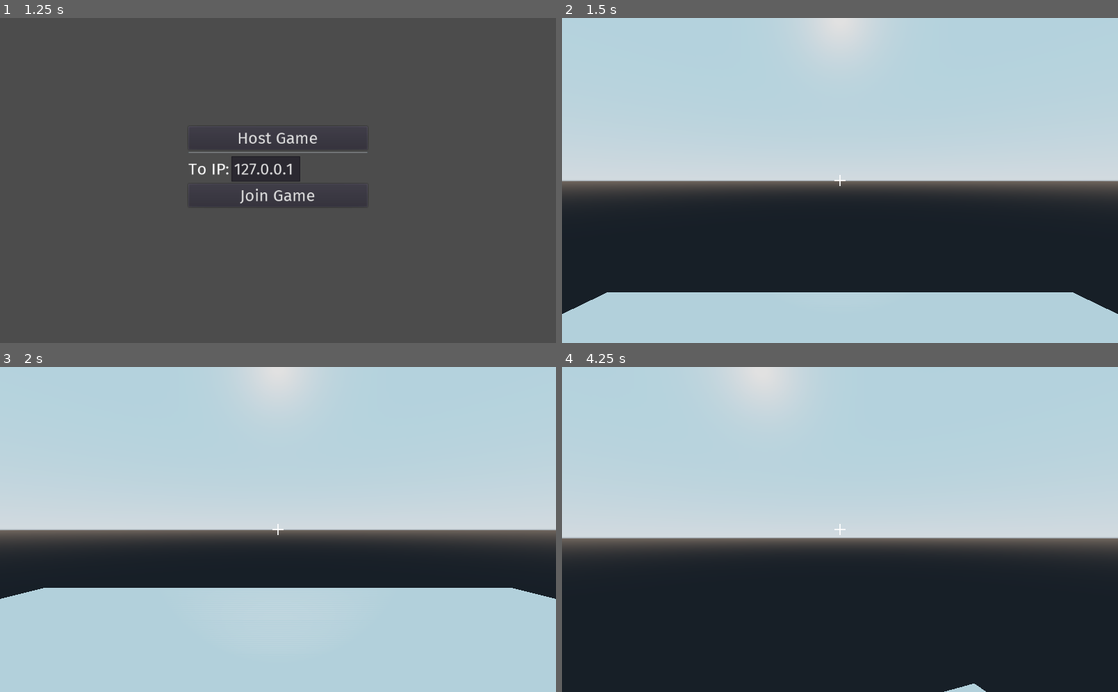
Above: before the commit, frames 1-4 (two rows, left to right).
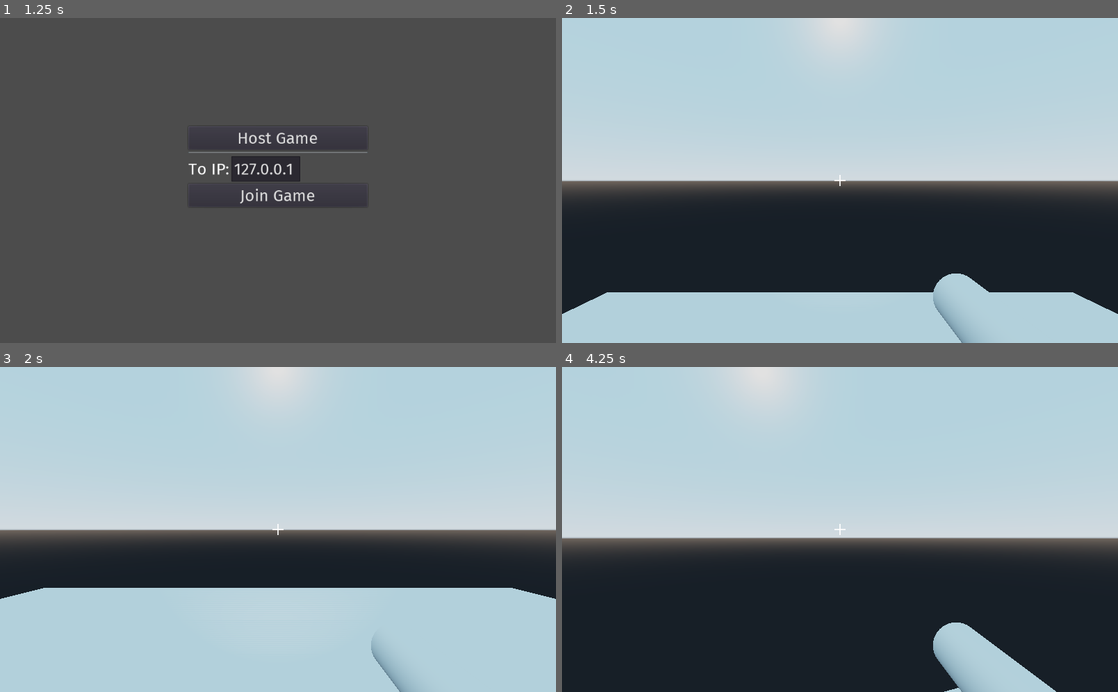
Above: after the commit, the same moments.

Repository: Norrox/Godot-Dead-Simple-Multiplayer-FPS
Game: Godot game, scene res://scenes/Lobby.tscn
Two runs of this game, one before a commit and one after it. Both use one fixed random seed, a clock stepped at 60 frames per second and the inputs below.
Inputs (mouse positions are in pixels of both pictures, inside the frame that each line leads up to):
- Up to frame 1 (1.25 s): tap Enter (ui_accept) at 0.5, 0.77 s; move the mouse to (400, 164) at 0.52 s; hold D (right) from 0.53 s (still down); click (400, 164) at 0.6 s
- Up to frame 2 (1.5 s): release D (right) at 1.25 s; click "Host Game" at 1.25 s
- Up to frame 3 (2 s): no input
- Up to frame 4 (4.25 s): move the mouse to (728, 545) at 2.02 s; hold S (backward) 2.03-2.78 s; tap F (Flashlight) at 2.1 s; tap Enter (ui_accept) at 2.27, 3.77 s; click (728, 545) at 2.3 s; move the mouse to (851, 523) at 2.77 s; hold W (forward) from 2.78 s (still down); click (851, 523) at 2.85 s; move the mouse to (834, 536) at 3.52 s; click (834, 536) at 3.6 s

Frame 1 is identical in both runs. In frame 2, 0.7% of the frame differs, in the area x 66-77%, y 78-100%; in frame 3, 0.3%; in frame 4, 2.6%, in the area x 66-89%, y 78-100%.

Commit message:
Weapon orientation

Diff:
--- a/scenes/Player.tscn
+++ b/scenes/Player.tscn
@@ -12,6 +12,11 @@
 height = 1.5
 
 [sub_resource type="CylinderMesh" id=3]
+top_radius = 0.1
+bottom_radius = 0.3
+height = 0.4
+
+[sub_resource type="CylinderMesh" id=4]
 top_radius = 0.1
 bottom_radius = 0.1
 height = 1.0
@@ -31,8 +36,8 @@
 [node name="Camera" type="Camera" parent="."]
 transform = Transform( 1, 0, 0, 0, 1, 0, 0, 0, 1, 0, 2, 0 )
 
-[node name="Weapon" type="MeshInstance" parent="Camera"]
-transform = Transform( 1, 0, 0, 0, -4.37114e-08, 1, 0, -1, -4.37114e-08, 0, -1.19209e-07, -1 )
+[node name="HeadOrientation" type="MeshInstance" parent="Camera"]
+transform = Transform( 1, 0, 0, 0, -4.37114e-08, 1, 0, -1, -4.37114e-08, 0, -1.19209e-07, -0.564848 )
 cast_shadow = 0
 mesh = SubResource( 3 )
 material/0 = null
@@ -46,6 +51,15 @@
 enabled = true
 cast_to = Vector3( 0, 0, -100 )
 
+[node name="WeaponPosition" type="Spatial" parent="Camera"]
+transform = Transform( 1, 0, 0, 0, 1, 0, 0, 0, 1, 0.5, -0.5, 0 )
+
+[node name="Weapon" type="MeshInstance" parent="Camera/WeaponPosition"]
+transform = Transform( 1, 0, 0, 0, -4.37114e-08, 1, 0, -1, -4.37114e-08, 0, 0, -0.5 )
+cast_shadow = 0
+mesh = SubResource( 4 )
+material/0 = null
+
 [node name="Crosshair" type="TextureRect" parent="."]
 anchor_right = 1.0
 anchor_bottom = 1.0
--- a/scripts/Player.gd
+++ b/scripts/Player.gd
@@ -16,19 +16,24 @@
 	# Setup nodes:
 	$Camera.current = is_me
 	$Crosshair.visible = is_me
-	$Camera/Weapon.visible = !is_me
+	$Camera/HeadOrientation.visible = !is_me
 
 	# Data to send remotely:
 	rset_config("transform", MultiplayerAPI.RPC_MODE_REMOTE)
 	$Camera.rset_config("rotation", MultiplayerAPI.RPC_MODE_REMOTE)
 	$Camera/FlashLight.rset_config("visible", MultiplayerAPI.RPC_MODE_REMOTE)
+	$Camera/WeaponPosition.rset_config("rotation", MultiplayerAPI.RPC_MODE_REMOTE)
 
 func send_data(): # Data sent each frame (not optimized, but easier to read and manage)
 	rset_unreliable("transform", transform)
 	$Camera.rset_unreliable("rotation", $Camera.rotation)
 	$Camera/FlashLight.rset("visible", $Camera/FlashLight.visible)
+	$Camera/WeaponPosition.rset_unreliable("rotation", $Camera/WeaponPosition.rotation)
 
 func _physics_process(delta):
+	if $Camera/RayCast.get_collider() != null:
+		$Camera/WeaponPosition.look_at($Camera/RayCast.get_collision_point(), Vector3.UP)
+
 	var direction_2D = Vector2() # Controls in 2D to normalize the directions
 	direction_2D.y = Input.get_action_strength("backward") - Input.get_action_strength("forward")
 	direction_2D.x = Input.get_action_strength("right") - Input.get_action_strength("left")
@@ -70,6 +75,6 @@
 
 func shoot():
 	if $Camera/RayCast.get_collider() != null and $Camera/RayCast.get_collider().get("health") != null:
-		var target = int( $Camera/RayCast.get_collider().name )
+		var target = $Camera/RayCast.get_collider().name
 
 		DEBUG.display_info(target, "")
Not shown: 1 places in scenes/Player.tscn that only renumber resources
